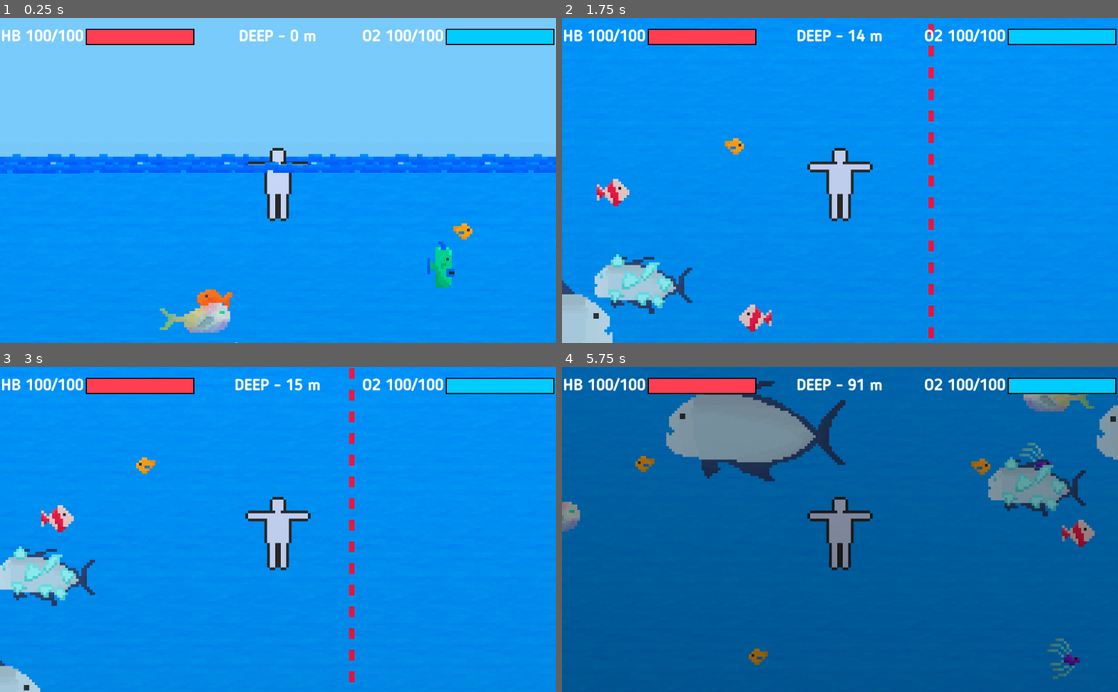
Above: before the commit, frames 1-4 (two rows, left to right).
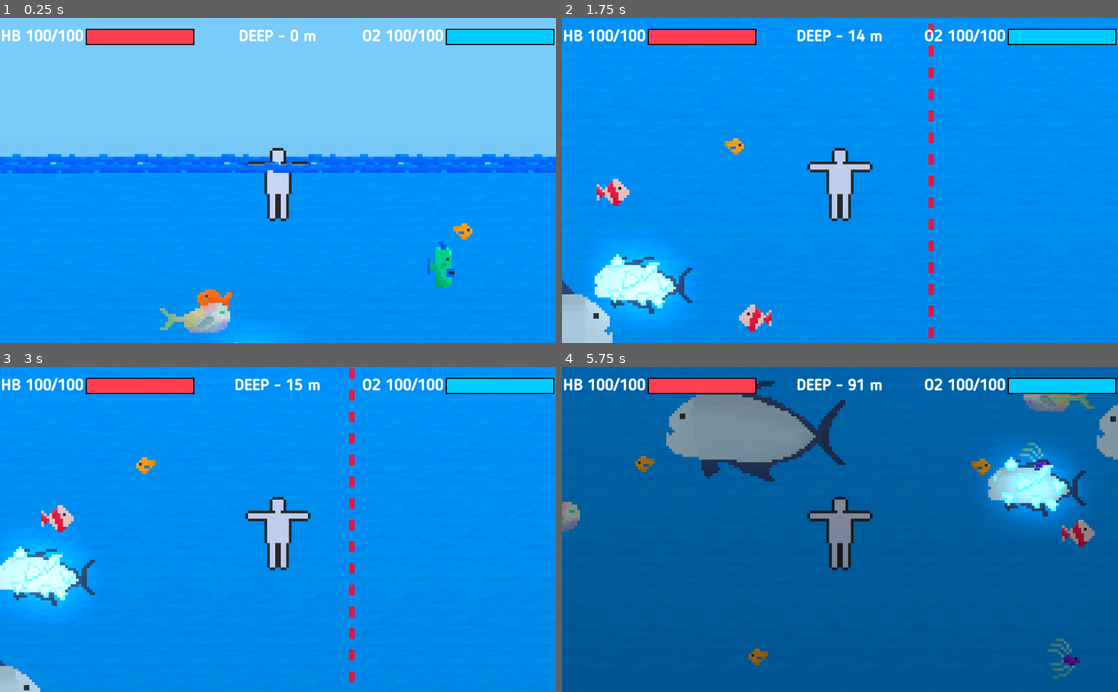
Above: after the commit, the same moments.

Repository: eliaperantoni/fisherman
Game: Godot game, scene res://scenes/main/Main.tscn
Two runs of this game, one before a commit and one after it. Both use one fixed random seed, a clock stepped at 60 frames per second and the inputs below.
Inputs:
- Up to frame 1 (0.25 s): no input
- Up to frame 2 (1.75 s): hold Right (ui_right) 0.53-1.28 s; hold Shift 0.53-1.28 s; hold Down (ui_down) from 1.28 s (still down); tap Shift at 1.35 s
- Up to frame 3 (3 s): release Down (ui_down) at 2.03 s; hold Right (ui_right) 2.03-2.78 s; hold Shift 2.03-2.78 s; hold Up (ui_up) from 2.78 s (still down); tap Shift at 2.85 s
- Up to frame 4 (5.75 s): release Up (ui_up) at 3.53 s; hold Shift 3.53-4.28 s; hold Left (ui_left) 3.53-5.03 s; tap Shift at 4.35 s; hold Down (ui_down) from 5.03 s (still down); hold Shift from 5.03 s (still down)

The runs differ from the first frame. In frame 1, 0.1% of the frame differs, in the area x 41-51%, y 98-100%; in frame 2, 2.6%; in frame 3, 2.5%; in frame 4, 3.4%, in the area x 76-94%, y 24-50%.

Commit message:
Carango gigante crystal emission

Diff:
--- a/scenes/mobs/FishCarangoCrystal.tscn
+++ b/scenes/mobs/FishCarangoCrystal.tscn
@@ -1,10 +1,14 @@
-[gd_scene load_steps=3 format=2]
+[gd_scene load_steps=4 format=2]
 
 [ext_resource path="res://scenes/mobs/FishPassive.tscn" type="PackedScene" id=1]
 [ext_resource path="res://scenes/mobs/assets/fish_carango_crystal.png" type="Texture" id=2]
-
+[ext_resource path="res://scenes/mobs/assets/fish_carango_crystal_emission.png" type="Texture" id=3]
 
 [node name="RigidBody" instance=ExtResource( 1 )]
 
 [node name="Sprite" parent="." index="0"]
 texture = ExtResource( 2 )
+
+[node name="Emission" type="Light2D" parent="Sprite" index="0"]
+texture = ExtResource( 3 )
+color = Color( 0.607843, 1, 1, 1 )
--- a/scenes/mobs/fish_passive_controller.gd
+++ b/scenes/mobs/fish_passive_controller.gd
@@ -42,7 +42,7 @@
 	direction = direction.rotated(rand_range(0, max_radius))
 	direction = direction.normalized()
 
-	sprite.flip_h = direction.x < 0
+	sprite.scale.x = -1 if direction.x < 0 else 1
 
 	var wait_time = rand_range(min_change_trip, max_change_trip)
 	change_trip_ticker.start(wait_time)
Binary file added: scenes/mobs/assets/fish_carango_crystal_emission.png
Not shown, added: scenes/mobs/assets/fish_carango_crystal_emission.png.import
Binary file changed: scenes/mobs/assets/sources/fish_carango_crystal.aseprite
